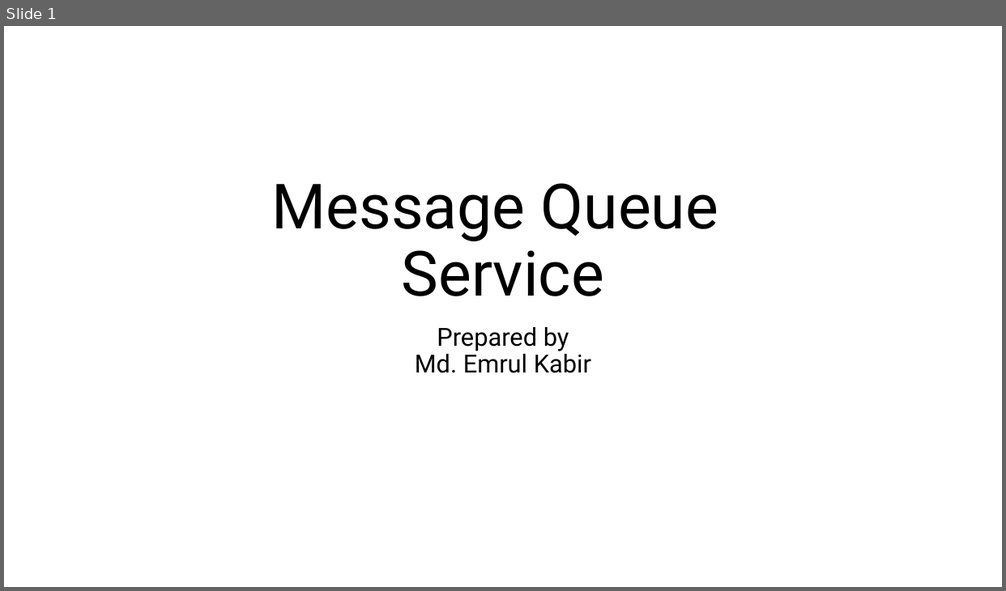
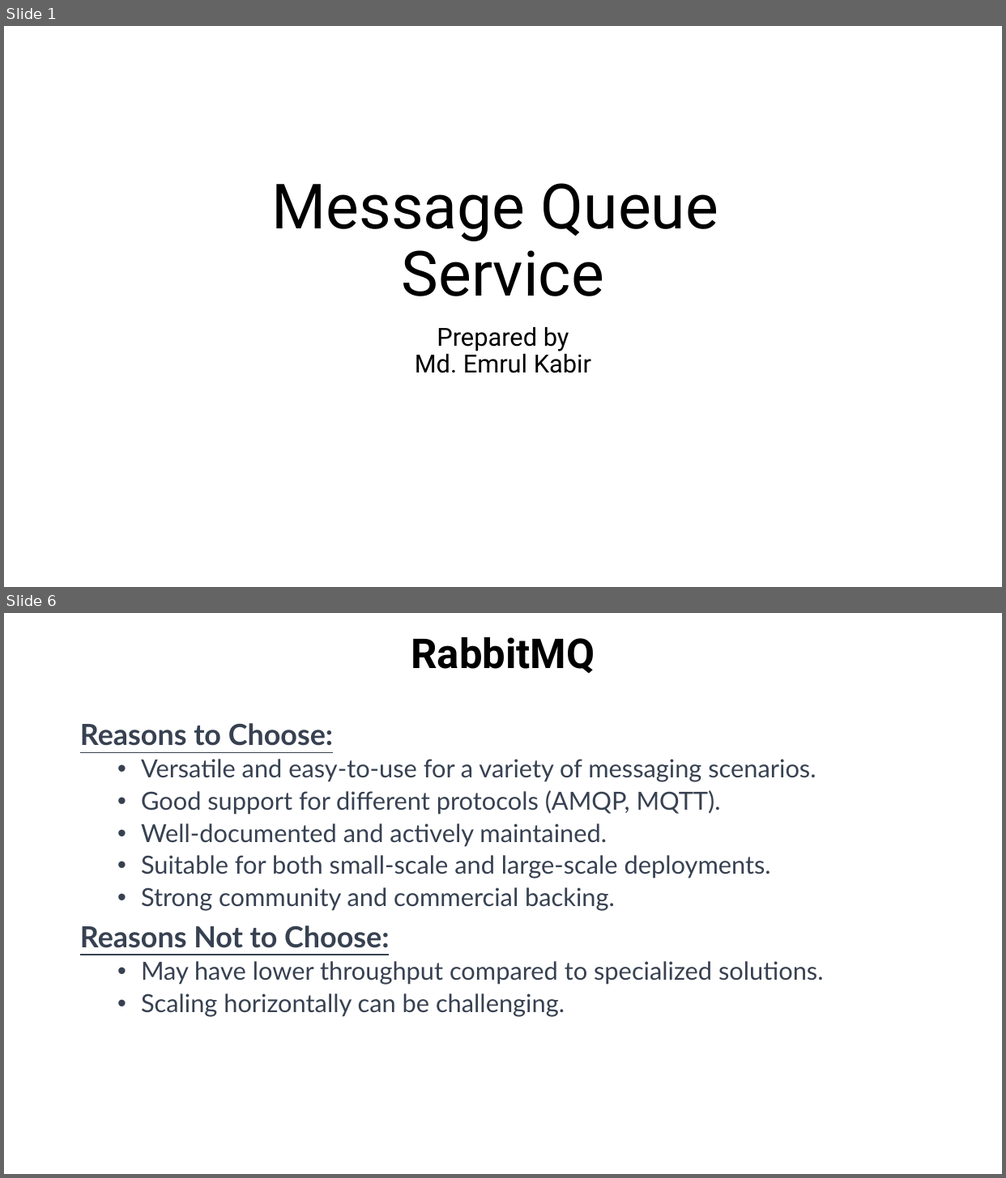
Before and after one commit to emrul11/OSL-MessageQueueService, a slide deck: Documents/MessageQueueService.pptx. Shown one above the other, each under a label of ours: slide 1 before the commit, slides 1 and 6 after it; the slides between them are not shown. The pictures are 1006x591 and 1006x1178 pixels, drawn with LibreOffice and Linux fonts; fonts in the diff are those of the drawing. Boxes give left, top, right and bottom in pixels: in the first picture for what was removed or moved away, otherwise in the second. Text is boxed around its words. In the diff, an @@ line names an element or a change of style, - is before the commit and + after.

```diff
--- a/Documents/MessageQueueService.pptx
+++ b/Documents/MessageQueueService.pptx
@@ slide 6 added at bbox=[4, 613, 1002, 1174], background #FFFFFF @@
@@ title added at bbox=[411, 637, 594, 673], 39.6 pt, text #000000, bold @@
+RabbitMQ
@@ text added at bbox=[80, 723, 823, 1017], 24 pt, text #374151 @@
+Reasons to Choose:
+  • Versatile and easy-to-use for a variety of messaging scenarios.
+  • Good support for different protocols (AMQP, MQTT).
+  • Well-documented and actively maintained.
+  • Suitable for both small-scale and large-scale deployments.
+  • Strong community and commercial backing.
+Reasons Not to Choose:
+  • May have lower throughput compared to specialized solutions.
+  • Scaling horizontally can be challenging.
```
Also in this commit, not shown: 5 slides changed, 19 other slides added.
